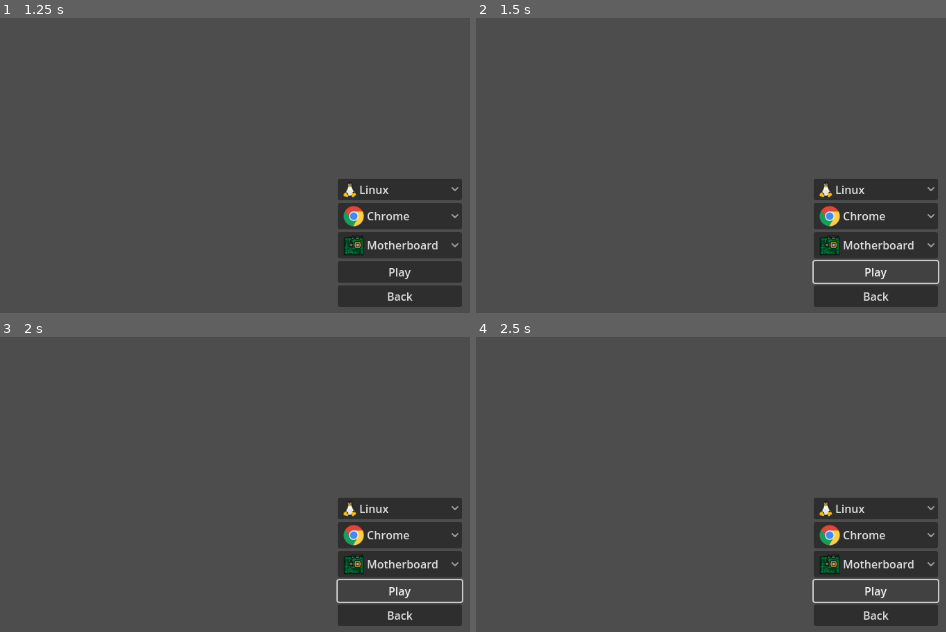
Above: before the commit, frames 1-4 (two rows, left to right).
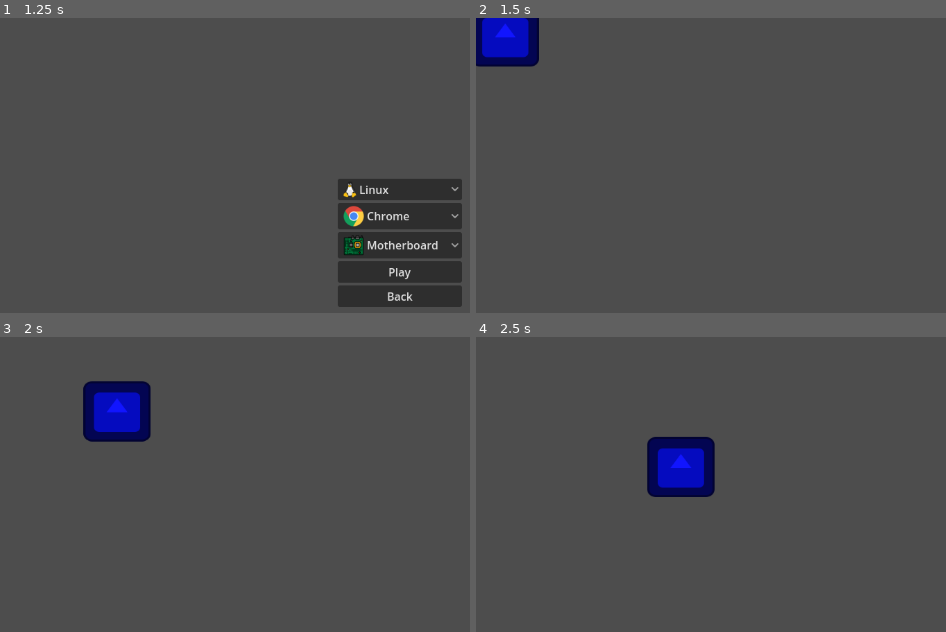
Above: after the commit, the same moments.

Repository: rutesantos4/ram-killer-scale-game-off-2023
Game: Godot game, scene res://main_menu.tscn
The game is run twice, just before and just after one commit, with the same random seed, the same clock (stepped at 60 frames per second) and the same inputs. The engine's default icon, where the game draws it, is replaced by a stand-in: a white triangle on a blue panel in a dark square.
Inputs (mouse positions are in pixels of both pictures, inside the frame that each line leads up to):
- Up to frame 1 (1.25 s): click "Play" at 0.5 s
- Up to frame 2 (1.5 s): click "Play" at 1.25 s
- Up to frame 3 (2 s): no input
- Up to frame 4 (2.5 s): click (875, 590) at 2 s, where only the run before the commit has a clickable "Play"

Frame 1 is identical in both runs. In frame 2, 11% of the frame differs, in the area x 0-99%, y 0-98%; in frame 3, 11%, in the area x 17-99%, y 14-98%; in frame 4, 11%.

Commit message:
feat: set the game info in the selection menu when the 'Play' button is pressed

Diff:
--- a/selection_menu.gd
+++ b/selection_menu.gd
@@ -1,7 +1,19 @@
 extends Control
+
+@export var option_button_operating_system_path : NodePath
+@onready var option_button_operating_system = get_node(option_button_operating_system_path)
+
+@export var option_button_browser_to_fight_path : NodePath
+@onready var option_button_browser_to_fight = get_node(option_button_browser_to_fight_path)
+
+@export var option_button_map_path : NodePath
+@onready var option_button_map = get_node(option_button_map_path)
 
 func _on_back_pressed():
 	get_tree().change_scene_to_file("res://main_menu.tscn")
 
 func _on_play_pressed():
-	print("Play!")
+	var operating_system_icon = option_button_operating_system.get_item_icon(option_button_operating_system.get_selected_id())
+	var browser_to_fight_icon = option_button_browser_to_fight.get_item_icon(option_button_browser_to_fight.get_selected_id())
+	var map_icon = option_button_map.get_item_icon(option_button_map.get_selected_id())
+	SceneSwitcher.change_scene("res://game.tscn", GameInfo.new(browser_to_fight_icon, operating_system_icon, map_icon))
--- a/selection_menu.tscn
+++ b/selection_menu.tscn
@@ -15,6 +15,9 @@
 grow_horizontal = 2
 grow_vertical = 2
 script = ExtResource("1_govjd")
+option_button_operating_system_path = NodePath("MarginContainer/VBoxContainer/Operating system mascot")
+option_button_browser_to_fight_path = NodePath("MarginContainer/VBoxContainer/Browser to fight")
+option_button_map_path = NodePath("MarginContainer/VBoxContainer/Map")
 
 [node name="MarginContainer" type="MarginContainer" parent="."]
 layout_mode = 1
